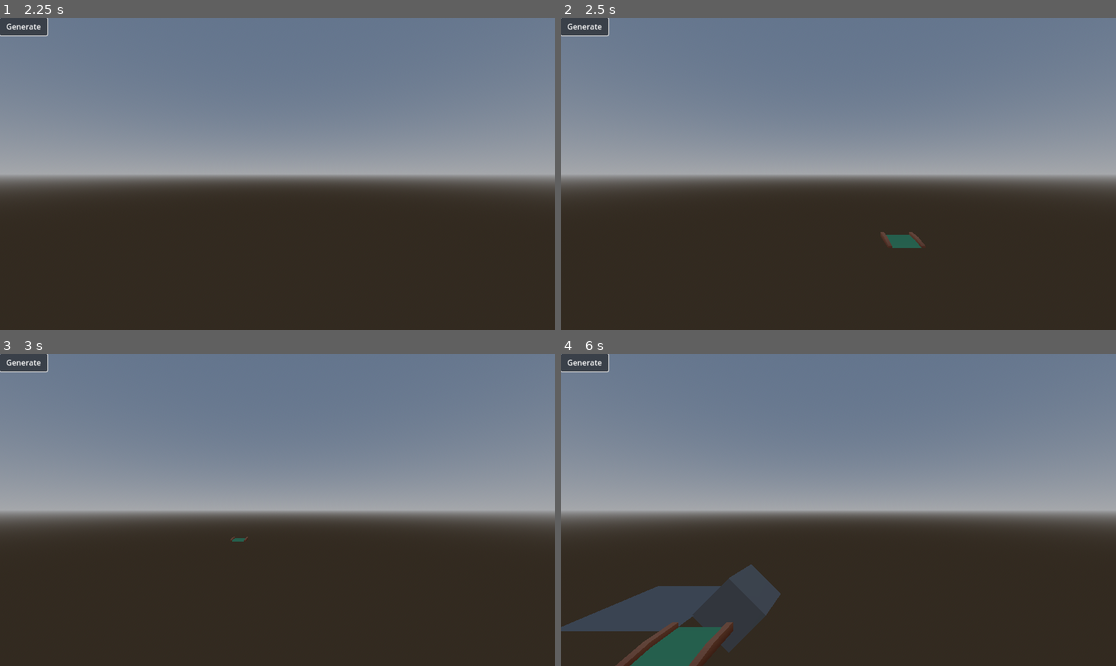
Above: before the commit, frames 1-4 (two rows, left to right).
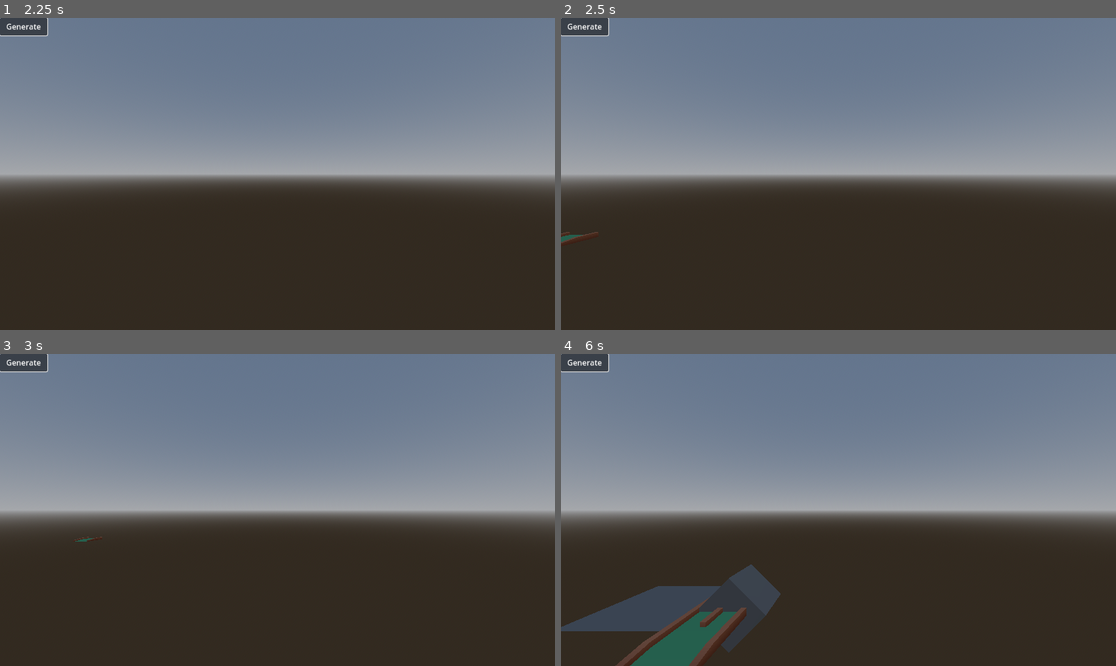
Above: after the commit, the same moments.

Repository: Inocybe/wave-function-collapse
Game: Godot game, scene res://main.tscn
Two runs of this game, one before a commit and one after it. Both use one fixed random seed, a clock stepped at 60 frames per second and the inputs below.
Inputs (mouse positions are in pixels of both pictures, inside the frame that each line leads up to):
- Up to frame 1 (2.25 s): click "Generate" at 0.5 s; tap Enter at 1.25 s; move the mouse to (399, 158) at 1.27 s; hold D 1.28-2.03 s; tap Shift at 1.35 s; click (399, 158) at 1.42 s; tap Space at 2 s; move the mouse to (166, 189) at 2.02 s; hold S from 2.03 s (still down); tap Ctrl at 2.1 s
- Up to frame 2 (2.5 s): keep holding S
- Up to frame 3 (3 s): move the mouse to (333, 441) at 2.77 s; release S at 2.78 s; hold D from 2.78 s (still down); tap Shift at 2.85 s
- Up to frame 4 (6 s): tap Enter at 3.5, 5 s; move the mouse to (810, 572) at 3.52 s; release D at 3.53 s; hold W 3.53-4.28 s; tap Ctrl at 3.6, 5.1 s; click (810, 572) at 3.67 s; tap Space at 4.25, 5.75 s; move the mouse to (1005, 556) at 4.27 s; hold A 4.28-5.78 s; tap Shift at 4.35, 5.85 s; move the mouse to (672, 463) at 5.02 s; move the mouse to (866, 510) at 5.77 s; hold S from 5.78 s (still down); click (866, 510) at 5.92 s

Frame 1 is identical in both runs. In frame 2, 0.4% of the frame differs, in the area x 0-66%, y 68-74%; in frame 3, less than 0.1%; in frame 4, 0.6%, in the area x 20-34%, y 77-89%.

Commit message:
need to fix rotation, that stuff doesn't work

Diff:
--- a/main.tscn
+++ b/main.tscn
@@ -28,7 +28,7 @@
 script = ExtResource("2_h2yge")
 wfc_constraints = ExtResource("3_1bvp3")
 grid_map = NodePath("../GridMap")
-grid_size = Vector3i(20, 1, 20)
+grid_size = Vector3i(10, 1, 10)
 
 [node name="GridMap" type="GridMap" parent="."]
 cell_size = Vector3(1, 1, 1)
--- a/resources/wfc_constraints.tres
+++ b/resources/wfc_constraints.tres
@@ -7,204 +7,76 @@
 script = ExtResource("1_fyo7b")
 rules = {
 "Empty": {
-0: ["start", "hill-round", "ramp-180.0", "ramp", "open", "hill-corner-180.0", "hill-corner-90.0", "corner", "corner-270.0", "side-180.0", "side", "side-90.0", "hole-open", "round-corner-b-180.0", "round-corner-b", "split-t-180.0", "square-corner-a", "square-corner-a-270.0", "square-corner-a-180.0", "square-corner-a-90.0", "walls-to-open", "gap-180.0", "hole-round-180.0", "spline-default"],
-1: ["start", "hill-round", "ramp-180.0", "ramp", "open", "hill-corner-180.0", "hill-corner-90.0", "corner", "corner-270.0", "side-180.0", "side", "side-90.0", "hole-open", "round-corner-b-180.0", "round-corner-b", "split-t-180.0", "square-corner-a", "square-corner-a-270.0", "square-corner-a-180.0", "square-corner-a-90.0", "walls-to-open", "gap-180.0", "hole-round-180.0", "spline-default"],
-2: ["start", "hill-round", "ramp-180.0", "ramp", "hill-corner-90.0", "corner", "side", "round-corner-b", "square-corner-a", "square-corner-a-90.0", "gap-180.0", "hole-round-180.0", "spline-default"],
-3: ["start", "hill-round", "ramp-180.0", "ramp", "hill-corner-180.0", "corner-270.0", "side-180.0", "round-corner-b-180.0", "square-corner-a-270.0", "square-corner-a-180.0", "gap-180.0", "hole-round-180.0", "spline-default"],
-4: ["start", "corner", "corner-270.0", "round-corner-b", "square-corner-a"],
-5: ["hill-corner-180.0", "hill-corner-90.0", "side-90.0", "square-corner-a-180.0", "square-corner-a-90.0", "hole-round-180.0"]
+0: ["open", "hill-corner", "corner", "side", "hole-open", "start", "split-start", "narrow-square"],
+1: ["open", "hill-corner", "corner", "side", "hole-open", "start", "split-start", "narrow-square"],
+2: ["hill-corner", "corner", "side", "start", "split-start", "narrow-square"],
+3: ["hill-corner", "corner", "side", "start", "split-start", "narrow-square"],
+4: ["corner", "start"],
+5: ["hill-corner", "side"]
 },
 "corner": {
 0: ["Empty"],
 1: ["Empty"],
-2: ["open"],
-3: ["Empty"],
+2: ["open", "Empty"],
+3: ["open", "Empty"],
 4: ["side"],
 5: ["Empty"]
 },
-"corner-270.0": {
+"hill-corner": {
 0: ["Empty"],
 1: ["Empty"],
-2: ["Empty"],
-3: ["open"],
-4: ["side-180.0"],
-5: ["Empty"]
-},
-"gap-180.0": {
-0: ["Empty"],
-1: ["Empty"],
-2: ["Empty"],
-3: ["Empty"],
-4: ["hole-round-180.0"],
-5: ["spline-default"]
-},
-"hill-corner-180.0": {
-0: ["Empty"],
-1: ["Empty"],
-2: ["Empty"],
-3: ["side-90.0"],
-4: ["Empty"],
-5: ["side-180.0"]
-},
-"hill-corner-90.0": {
-0: ["Empty"],
-1: ["Empty"],
-2: ["side-90.0"],
-3: ["Empty"],
+2: ["Empty", "side"],
+3: ["side", "Empty"],
 4: ["Empty"],
 5: ["side"]
-},
-"hill-round": {
-0: ["Empty"],
-1: ["Empty"],
-2: ["Empty"],
-3: ["Empty"],
-4: ["ramp-180.0"],
-5: ["start"]
 },
 "hole-open": {
 0: ["Empty"],
 1: ["Empty"],
-2: ["side-180.0"],
+2: ["side"],
 3: ["side"],
-4: ["side-90.0"],
+4: ["side"],
 5: ["open"]
 },
-"hole-round-180.0": {
-0: ["Empty"],
-1: ["Empty"],
-2: ["Empty"],
-3: ["Empty"],
-4: ["Empty"],
-5: ["gap-180.0"]
-},
-"open": {
-0: ["Empty"],
-1: ["Empty"],
-2: ["corner-270.0"],
-3: ["corner"],
-4: ["hole-open"],
-5: ["ramp"]
-},
-"ramp": {
+"narrow-square": {
 0: ["Empty"],
 1: ["Empty"],
 2: ["Empty"],
 3: ["Empty"],
 4: ["open"],
-5: ["ramp-180.0"]
+5: ["split-start"]
 },
-"ramp-180.0": {
+"open": {
+0: ["Empty"],
+1: ["Empty"],
+2: ["corner"],
+3: ["corner"],
+4: ["hole-open"],
+5: ["narrow-square"]
+},
+"side": {
+0: ["Empty"],
+1: ["Empty"],
+2: ["hill-corner", "Empty", "hole-open"],
+3: ["hill-corner", "hole-open", "Empty"],
+4: ["hill-corner", "Empty"],
+5: ["corner", "hole-open"]
+},
+"split-start": {
 0: ["Empty"],
 1: ["Empty"],
 2: ["Empty"],
 3: ["Empty"],
-4: ["ramp"],
-5: ["hill-round"]
-},
-"round-corner-b": {
-0: ["Empty"],
-1: ["Empty"],
-2: ["round-corner-b-180.0"],
-3: ["Empty"],
-4: ["split-t-180.0"],
-5: ["Empty"]
-},
-"round-corner-b-180.0": {
-0: ["Empty"],
-1: ["Empty"],
-2: ["Empty"],
-3: ["round-corner-b"],
-4: ["square-corner-a-270.0"],
+4: ["narrow-square"],
 5: ["start"]
-},
-"side": {
-0: ["Empty"],
-1: ["Empty"],
-2: ["hole-open"],
-3: ["Empty"],
-4: ["hill-corner-90.0"],
-5: ["corner"]
-},
-"side-180.0": {
-0: ["Empty"],
-1: ["Empty"],
-2: ["Empty"],
-3: ["hole-open"],
-4: ["hill-corner-180.0"],
-5: ["corner-270.0"]
-},
-"side-90.0": {
-0: ["Empty"],
-1: ["Empty"],
-2: ["hill-corner-180.0"],
-3: ["hill-corner-90.0"],
-4: ["Empty"],
-5: ["hole-open"]
-},
-"spline-default": {
-0: ["Empty"],
-1: ["Empty"],
-2: ["Empty"],
-3: ["Empty"],
-4: ["gap-180.0", "spline-default"],
-5: ["walls-to-open", "spline-default"]
-},
-"split-t-180.0": {
-0: ["Empty"],
-1: ["Empty"],
-2: ["square-corner-a-270.0"],
-3: ["square-corner-a"],
-4: ["walls-to-open"],
-5: ["round-corner-b"]
-},
-"square-corner-a": {
-0: ["Empty"],
-1: ["Empty"],
-2: ["split-t-180.0"],
-3: ["Empty"],
-4: ["square-corner-a-90.0"],
-5: ["Empty"]
-},
-"square-corner-a-180.0": {
-0: ["Empty"],
-1: ["Empty"],
-2: ["Empty"],
-3: ["walls-to-open"],
-4: ["Empty"],
-5: ["square-corner-a-270.0"]
-},
-"square-corner-a-270.0": {
-0: ["Empty"],
-1: ["Empty"],
-2: ["Empty"],
-3: ["split-t-180.0"],
-4: ["square-corner-a-180.0"],
-5: ["round-corner-b-180.0"]
-},
-"square-corner-a-90.0": {
-0: ["Empty"],
-1: ["Empty"],
-2: ["walls-to-open"],
-3: ["Empty"],
-4: ["Empty"],
-5: ["square-corner-a"]
 },
 "start": {
 0: ["Empty"],
 1: ["Empty"],
 2: ["Empty"],
 3: ["Empty"],
-4: ["hill-round", "round-corner-b-180.0"],
+4: ["split-start"],
 5: ["Empty"]
-},
-"walls-to-open": {
-0: ["Empty"],
-1: ["Empty"],
-2: ["square-corner-a-180.0"],
-3: ["square-corner-a-90.0"],
-4: ["spline-default"],
-5: ["split-t-180.0"]
 }
 }
 mesh_library = ExtResource("1_ux53u")
--- a/scenes/grid_map.tscn
+++ b/scenes/grid_map.tscn
@@ -7,5 +7,5 @@
 cell_size = Vector3(1, 1, 1)
 cell_center_y = false
 data = {
-"cells": PackedInt32Array(65534, 65535, 91, 65534, 65534, 11, 65534, 65533, 655392, 65534, 65532, 32, 65534, 65531, 655383, 65533, 65529, 655370, 65535, 65529, 1048586, 65535, 65531, 0, 65533, 65531, 1441792, 65533, 65530, 655398, 65535, 65530, 38, 65534, 65529, 1048614, 65534, 65530, 1048589, 4, 65535, 91, 4, 65534, 655394, 5, 65534, 34, 5, 65533, 655447, 6, 65533, 90, 4, 65533, 1441882, 4, 65532, 655450, 6, 65532, 1048666, 5, 65532, 111, 5, 65529, 655369, 5, 65528, 655374, 5, 65531, 85, 5, 65530, 85)
+"cells": PackedInt32Array(65534, 65531, 655383, 65533, 65529, 10, 65535, 65529, 10, 65535, 65531, 0, 65533, 65531, 0, 65533, 65530, 38, 65535, 65530, 38, 65534, 65529, 38, 65534, 65530, 1048589, 65534, 65534, 91, 65534, 65533, 86, 65534, 65532, 19)
 }
--- /dev/null
+++ b/scenes/test.tscn
@@ -0,0 +1,11 @@
+[gd_scene load_steps=2 format=3 uid="uid://ckkdiid0pvl0t"]
+
+[ext_resource type="MeshLibrary" uid="uid://cug8elup03a0p" path="res://libraries/library.tres" id="1_errlg"]
+
+[node name="Node3D" type="GridMap"]
+mesh_library = ExtResource("1_errlg")
+cell_size = Vector3(1, 1, 1)
+cell_center_y = false
+data = {
+"cells": PackedInt32Array(65535, 65535, 91, 65534, 65535, 92, 65533, 65535, 14, 0, 65535, 2)
+}
--- a/scripts/wfc.gd
+++ b/scripts/wfc.gd
@@ -29,6 +29,7 @@
 	randomize()
 	wfc()
 	create_visual()
+	print_rich("[color=red]NEW ONE[/color]")
 
 
 #region WFC
@@ -120,19 +121,32 @@
 			continue
 		visited[current_pos] = true
 
+		print("Checking tiles around: ", current_pos)
+
 		for direction in CheckDirections.values():
 			var checking_pos = current_pos + propogate_check_directions[direction]
 
+
+			print("Checking: ", direction)
+
 			if is_position_out_of_bounds(checking_pos):
+				print("This dir is out of bounds: ", checking_pos)
 				continue
+
+
 			# already only 1 tile can go there, just skips to prevent error shi
 			if tiles[checking_pos].size() == 1 or tiles[checking_pos].is_empty():
+				print("Pos ", checking_pos, " is collapsed or empty.")
 				continue
 
 
+
+
 			var possible_tiles = get_possible_tiles_for_neighbor(current_pos, direction)
+			print("Possible tiles: ", possible_tiles.size())
 
 			var new_tiles = intersect_arrays(tiles[checking_pos], possible_tiles)
+			print("New tiles: ", new_tiles)
 
 			tiles[checking_pos] = new_tiles
 
@@ -172,9 +186,7 @@
 				grid_map.mesh_library = wfc_constraints.mesh_library
 				var cell = wfc_constraints.cell_on_name(item[0])
 				var rotation = wfc_constraints.rotation_on_name(item[0])
-				grid_map.set_cell_item(Vector3i(x,y,z), cell)
-
-
+				grid_map.set_cell_item(Vector3i(x,y,z), cell, rotation)
 
 
 
